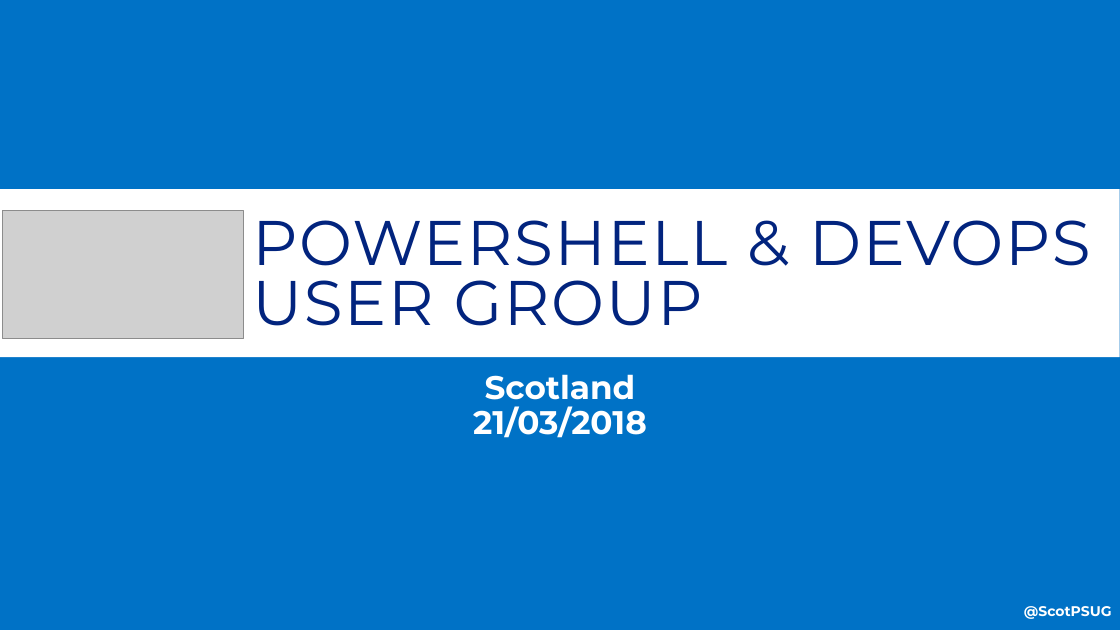
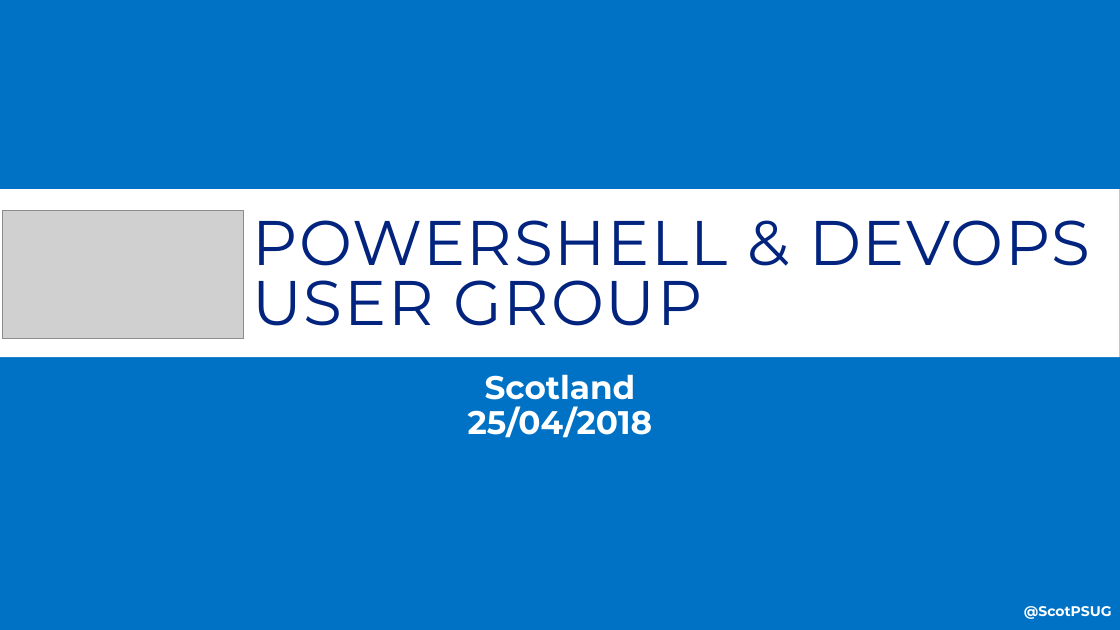
Before and after one commit to psdevopsug/usergroup, a slide deck: slide 1 of 2018/04-April/MeetingAgenda.pptx. Drawn at 1120x630 pixels with LibreOffice and Linux fonts; fonts in the diff are those of the drawing; grey boxes stand for pictures. Boxes give left, top, right and bottom in pixels: in the first picture for what was removed or moved away, otherwise in the second. Text is boxed around its words. In the diff, an @@ line names an element or a change of style, - is before the commit and + after.

```diff
--- a/2018/04-April/MeetingAgenda.pptx
+++ b/2018/04-April/MeetingAgenda.pptx
@@ subtitle at [468,374,653,438]: text changed @@
-Scotland
-21/03/2018
+Scotland
+25/04/2018
```
Also in this commit, not shown: 2 other slides changed, 1 other file.
